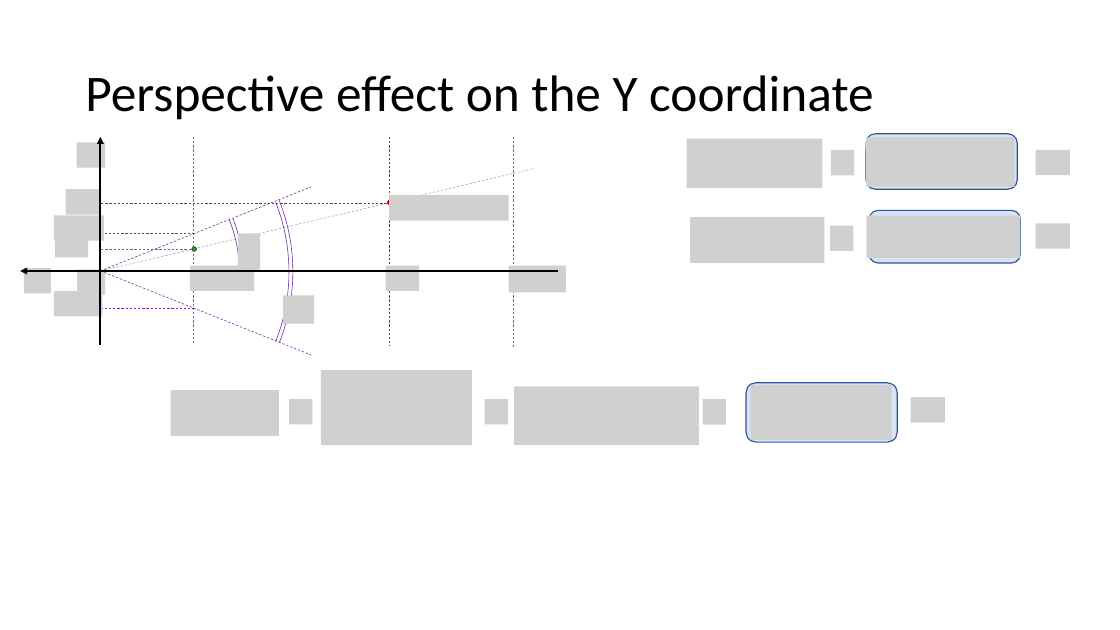
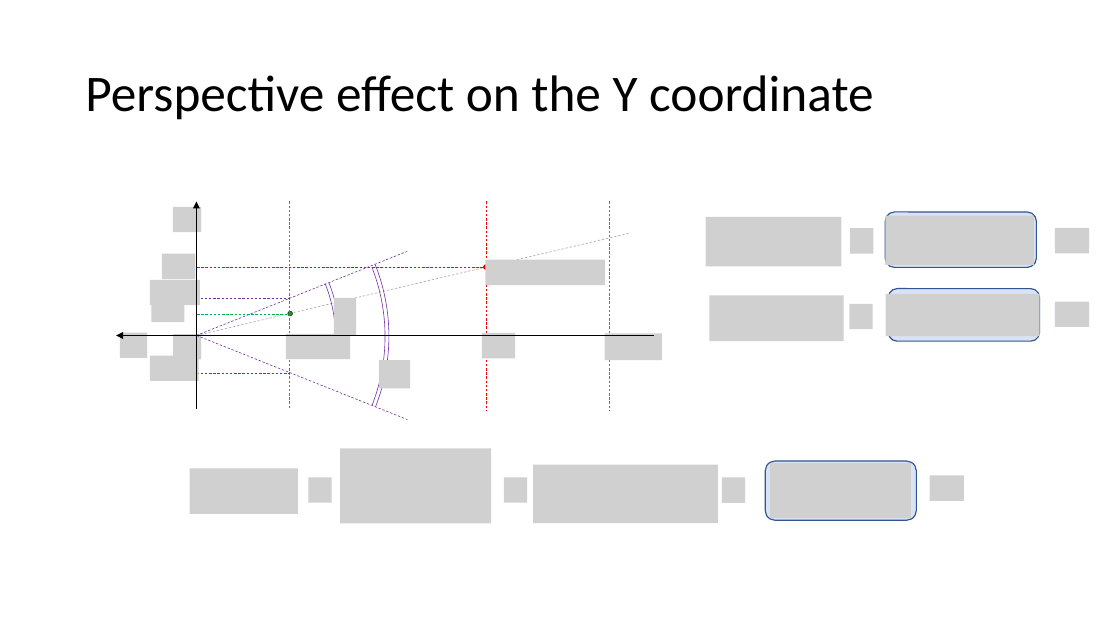
Before and after one commit to andyprowl/ape, a slide deck: slide 4 of Infrastructure/Documentation/docs/Projection/Perspective/Images/Source/PerspectiveProjection.pptx. Drawn at 1120x630 pixels with LibreOffice and Linux fonts; fonts in the diff are those of the drawing; grey boxes stand for pictures. Boxes give left, top, right and bottom in pixels: in the first picture for what was removed or moved away, otherwise in the second. Text is boxed around its words. In the diff, an @@ line names an element or a change of style, - is before the commit and + after.

Commit message:
Provide first complete version of the tutorial on perspective projection

```diff
--- a/Infrastructure/Documentation/docs/Projection/Perspective/Images/Source/PerspectiveProjection.pptx
+++ b/Infrastructure/Documentation/docs/Projection/Perspective/Images/Source/PerspectiveProjection.pptx
@@ picture removed at (x1=190, y1=266, x2=255, y2=291) @@
@@ picture removed at (x1=386, y1=266, x2=419, y2=291) @@
@@ 16 pictures, 3 rounded rectangles moved together from (x1=171, y1=134, x2=1070, y2=445) to (x1=190, y1=212, x2=1090, y2=523) @@
@@ picture added at (x1=286, y1=334, x2=350, y2=359) @@
@@ picture added at (x1=482, y1=333, x2=516, y2=358) @@
@@ picture moved from (x1=508, y1=266, x2=565, y2=292) to (x1=605, y1=334, x2=662, y2=360) @@
@@ 10 pictures, 10 lines, 4 arc (boxed as its full ellipse)s, 2 ellipses, 2 arrows moved together from (x1=0, y1=78, x2=558, y2=465) to (x1=3, y1=143, x2=654, y2=529) @@
```
Also in this commit, not shown: 6 other slides changed, 4 slides added, 1 slide removed, 23 other files.
